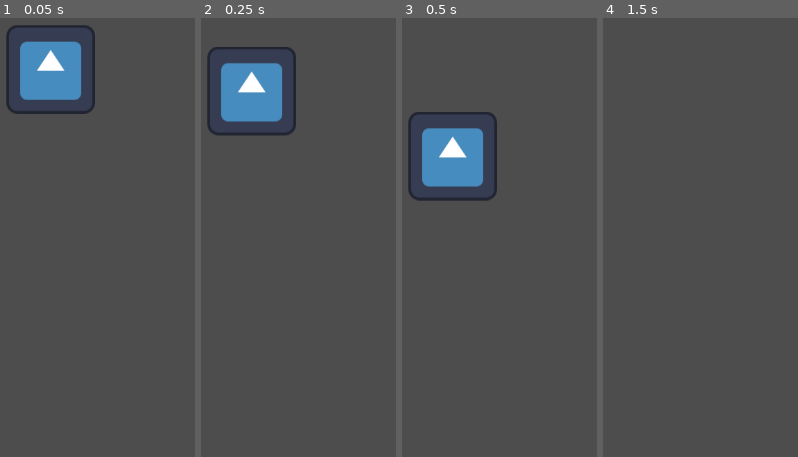
Above: before the commit, frames 1-4 (left to right).
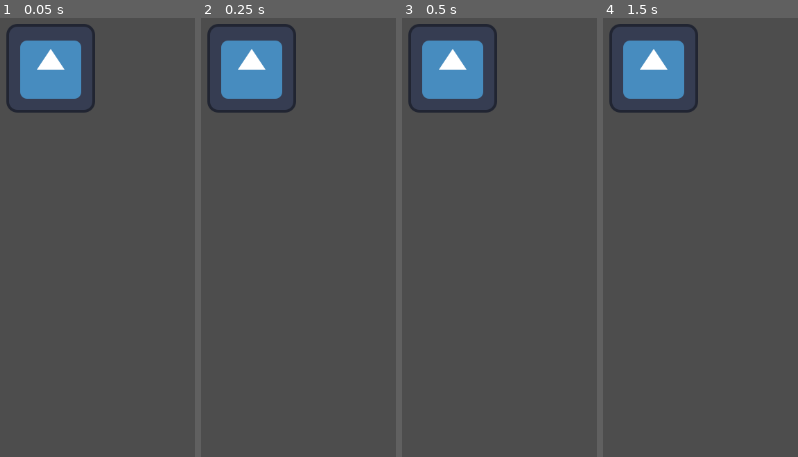
Above: after the commit, the same moments.

Repository: GoldenWindR/karthic
Game: Godot game, scene res://Player/player.tscn
Same seed, same stepped clock (60 frames per second), same inputs: the game is played once before the commit and once after it. The engine's default icon, where the game draws it, is replaced by a stand-in: a white triangle on a blue panel in a dark square.
Inputs (mouse positions are in pixels of both pictures, inside the frame that each line leads up to):
- Up to frame 1 (0.05 s): no input
- Up to frame 2 (0.25 s): no input
- Up to frame 3 (0.5 s): no input
- Up to frame 4 (1.5 s): move the mouse to (outside the picture) at 0.52 s; hold Right (ui_right) from 0.53 s (still down); click (outside the picture) at 0.67 s; move the mouse to (797, 255) at 1.27 s; click (797, 255) at 1.42 s

The runs differ from the first frame. In frame 1, 0.7% of the frame differs, in the area x 4-48%, y 1-22%; in frame 2, 5.0%; in frame 3, 11%, in the area x 3-49%, y 1-42%; in frame 4, 5.3%.

Commit message:
added basic enemy fight functions and getting into fight mechanic

Diff:
--- /dev/null
+++ b/Enemy/Sprite2D.gd
@@ -0,0 +1,7 @@
+extends Sprite2D
+
+
+func _input(event):
+	if event is InputEventMouseButton and event.pressed and event.button_index == MOUSE_BUTTON_LEFT:
+		if  get_viewport_rect().has_point(to_local(event.position)):
+			print("wstawić przejscie na walke")
--- /dev/null
+++ b/Enemy/enemy.gd
@@ -0,0 +1,55 @@
+extends CharacterBody2D
+
+enum EnemyType { Type1, Type2, Type3 }
+
+var max_hp = 100
+var hp = max_hp
+var is_in_combat : bool = false
+var shield = 0
+var attack_values : Array=[10,25,50]
+var player : CharacterBody2D
+
+func _ready():
+	max_hp = attack_values[EnemyType]
+	hp = max_hp
+	player = $player  # Node player
+
+func _on_detection_area_body_entered(body):
+	if body is CharacterBody2D and not is_in_combat:
+		is_in_combat = true
+		print("Combat started with enemy of type", EnemyType)
+		start_combat()
+##################################################Przenieść do logiki gracza#######################
+func _input(event):
+	if event is InputEventMouseButton and event.pressed:
+		var mouse_pos = get_global_mouse_position()
+		var entities = get_tree().get_nodes_in_group("enemies")
+		for entity in entities:
+			if entity.global_position.distance_to(mouse_pos) < entity.texture.get_width() / 2:
+				is_in_combat = true
+				print("Combat started with enemy of type", EnemyType)
+				start_combat()
+####################################################################################################
+func start_combat():
+	# Funkcja zarządzająca walką turową
+	while is_in_combat and hp > 0:
+		await get_tree().create_timer(15.0).timeout  # Przerwa między turami wroga
+		perform_attack()
+	if hp <= 0:
+		print("Enemy of type", EnemyType, "defeated!")
+
+func perform_attack():
+	# Funkcja wykonująca atak wroga
+	if is_in_combat:
+		var attack_value = attack_values[EnemyType]
+		player.take_damage(attack_value)
+		print("Enemy of type", EnemyType, "dealt", attack_value, "damage to the player!")
+
+func take_damage(damage):
+	# Funkcja obsługująca zadawane obrażenia wrogowi
+	hp -= damage
+	if hp <= 0:
+		hp = 0
+		is_in_combat = false
+		queue_free()  # Usunięcie wroga z gry po jego pokonaniu
+		print("Enemy of type", EnemyType, "defeated!")
--- /dev/null
+++ b/Enemy/enemy.tscn
@@ -0,0 +1,28 @@
+[gd_scene load_steps=6 format=3 uid="uid://dew7e5wpuifgu"]
+
+[ext_resource type="Script" path="res://Enemy/enemy.gd" id="1_6svyl"]
+[ext_resource type="Texture2D" uid="uid://b55bwhk08rqmj" path="res://icon.svg" id="1_tj6qu"]
+[ext_resource type="Script" path="res://Enemy/Sprite2D.gd" id="3_r4p7p"]
+
+[sub_resource type="CircleShape2D" id="CircleShape2D_qhk5w"]
+radius = 110.277
+
+[sub_resource type="CircleShape2D" id="CircleShape2D_dvcrt"]
+
+[node name="Enemy" type="CharacterBody2D"]
+script = ExtResource("1_6svyl")
+
+[node name="Sprite2D" type="Sprite2D" parent="."]
+texture = ExtResource("1_tj6qu")
+script = ExtResource("3_r4p7p")
+
+[node name="detectionArea" type="Area2D" parent="."]
+
+[node name="CollisionShape2D" type="CollisionShape2D" parent="detectionArea"]
+visibility_layer = 2
+shape = SubResource("CircleShape2D_qhk5w")
+
+[node name="CollisionShape2D" type="CollisionShape2D" parent="."]
+shape = SubResource("CircleShape2D_dvcrt")
+
+[connection signal="body_entered" from="detectionArea" to="." method="_on_detection_area_body_entered"]
--- a/Player/player.gd
+++ b/Player/player.gd
@@ -1,10 +1,14 @@
 extends CharacterBody2D
+
+enum EnemyType { Type1, Type2, Type3 }
+
 var max_hp = 100
 var hp = max_hp
 var shild = 0
-
+var is_in_combat : bool = false
 const SPEED = 300.0
 const JUMP_VELOCITY = -400.0
+
 
 # Get the gravity from the project settings to be synced with RigidBody nodes.
 var gravity = ProjectSettings.get_setting("physics/2d/default_gravity")
@@ -32,5 +36,3 @@
 		velocity.x = direction * SPEED
 	else:
 		velocity.x = move_toward(velocity.x, 0, SPEED)
-
-	move_and_slide()
--- a/Player/player.tscn
+++ b/Player/player.tscn
@@ -3,8 +3,8 @@
 [ext_resource type="Script" path="res://Player/player.gd" id="1_i8jbn"]
 [ext_resource type="Texture2D" uid="uid://b55bwhk08rqmj" path="res://icon.svg" id="2_0a207"]
 
-[sub_resource type="RectangleShape2D" id="RectangleShape2D_m8mw6"]
-size = Vector2(130, 128)
+[sub_resource type="CircleShape2D" id="CircleShape2D_13wps"]
+radius = 80.5295
 
 [node name="Player" type="CharacterBody2D"]
 position = Vector2(137, 87)
@@ -15,4 +15,5 @@
 texture = ExtResource("2_0a207")
 
 [node name="CollisionShape2D" type="CollisionShape2D" parent="."]
-shape = SubResource("RectangleShape2D_m8mw6")
+light_mask = 3
+shape = SubResource("CircleShape2D_13wps")
